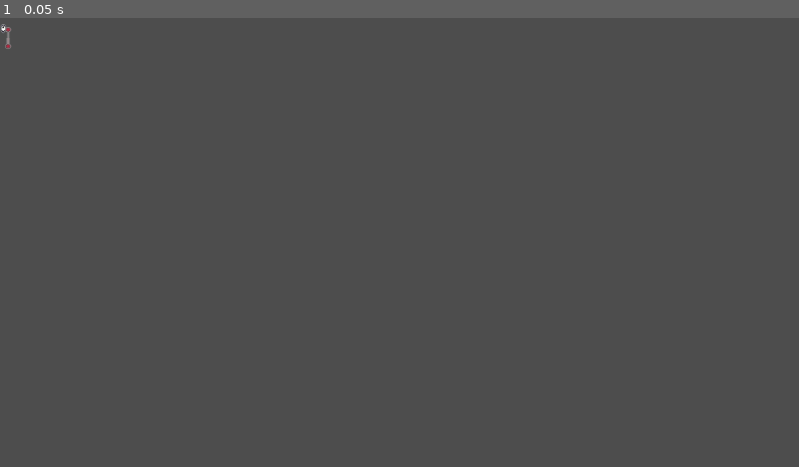
Above: before the commit, frame 1.
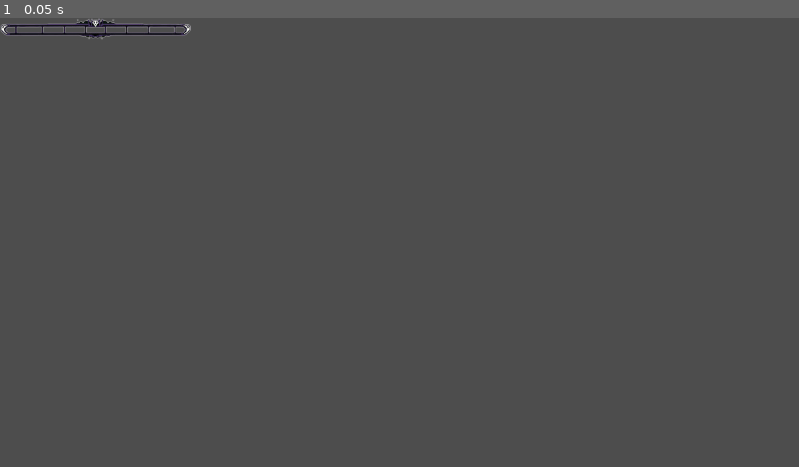
Above: after the commit, the same moment.

Repository: Ry645/ProjectBossClicker
Game: Godot game, scene res://bossHealthBar/boss_health_bar.tscn
Two runs of this game, one before a commit and one after it. Both use one fixed random seed, a clock stepped at 60 frames per second and the inputs below. This scene is started directly instead of the project's main scene.
Inputs:
- Up to frame 1 (0.05 s): no input

The runs differ from the first frame. In frame 1, 0.4% of the frame differs, in the area x 0-24%, y 0-7%.

Commit message:
Revert "Revert "reverting this""
This reverts commit 715e45fdd23c4633062e4fb45d2b7842e7cf0ea4.

Diff:
--- a/bossHealthBar/boss_health_bar.gd
+++ b/bossHealthBar/boss_health_bar.gd
@@ -1,4 +1,4 @@
-extends TextureProgressBar
+extends TextureRect
 
 
 # Called when the node enters the scene tree for the first time.
--- a/bossHealthBar/boss_health_bar.tscn
+++ b/bossHealthBar/boss_health_bar.tscn
@@ -1,18 +1,8 @@
-[gd_scene load_steps=4 format=3 uid="uid://cpgburtpjlamy"]
+[gd_scene load_steps=3 format=3 uid="uid://cpgburtpjlamy"]
 
 [ext_resource type="Script" path="res://bossHealthBar/boss_health_bar.gd" id="1_haw5m"]
 [ext_resource type="Texture2D" uid="uid://caahfpseahby" path="res://bossHealthBar/bossHealthBarBorder.png" id="1_vv8m7"]
-[ext_resource type="Texture2D" uid="uid://b6b0kxs64ccsm" path="res://bossHealthBar/bossHealthBarProgress.png" id="2_qi3e6"]
 
-[node name="bossHealthBar" type="TextureProgressBar"]
-step = 0.01
-value = 100.0
-nine_patch_stretch = true
-stretch_margin_left = 5
-stretch_margin_top = 16
-stretch_margin_right = 5
-stretch_margin_bottom = 16
-texture_over = ExtResource("1_vv8m7")
-texture_progress = ExtResource("2_qi3e6")
-texture_progress_offset = Vector2(7, 13)
+[node name="bossHealthBar" type="TextureRect"]
+texture = ExtResource("1_vv8m7")
 script = ExtResource("1_haw5m")
